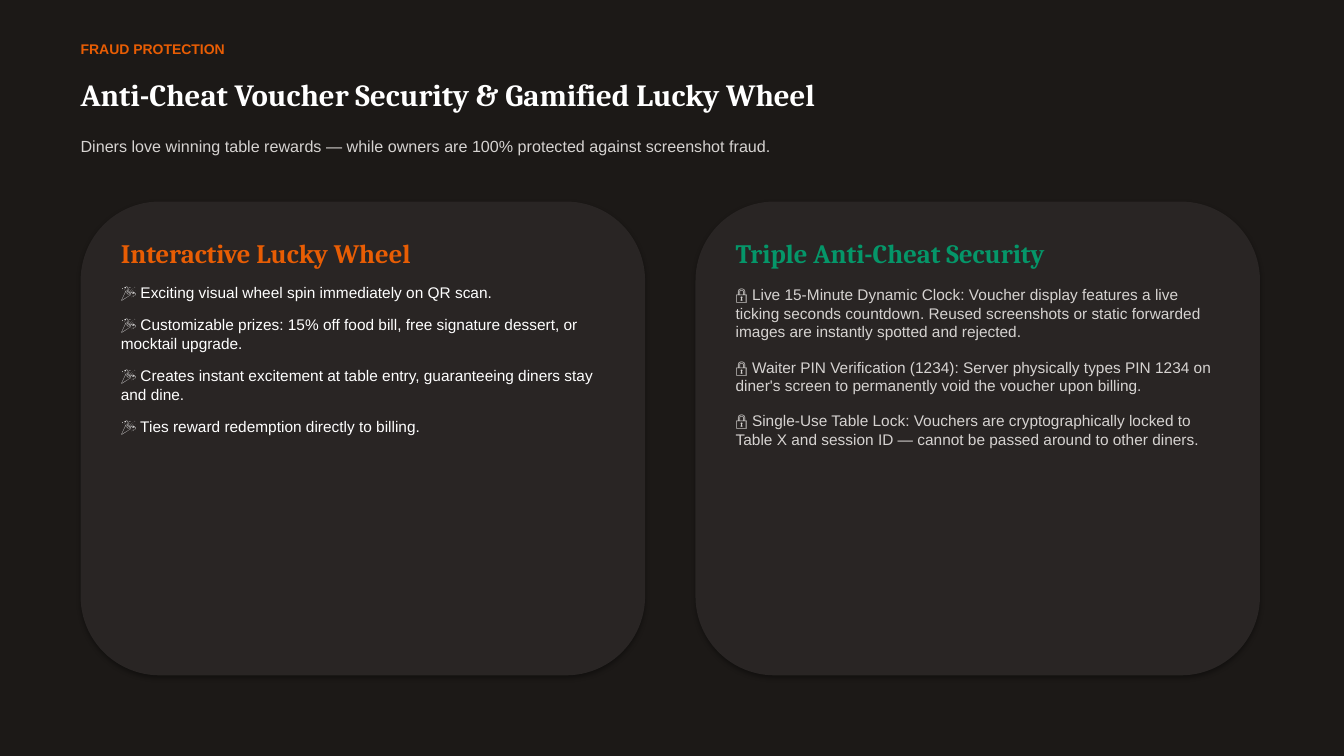
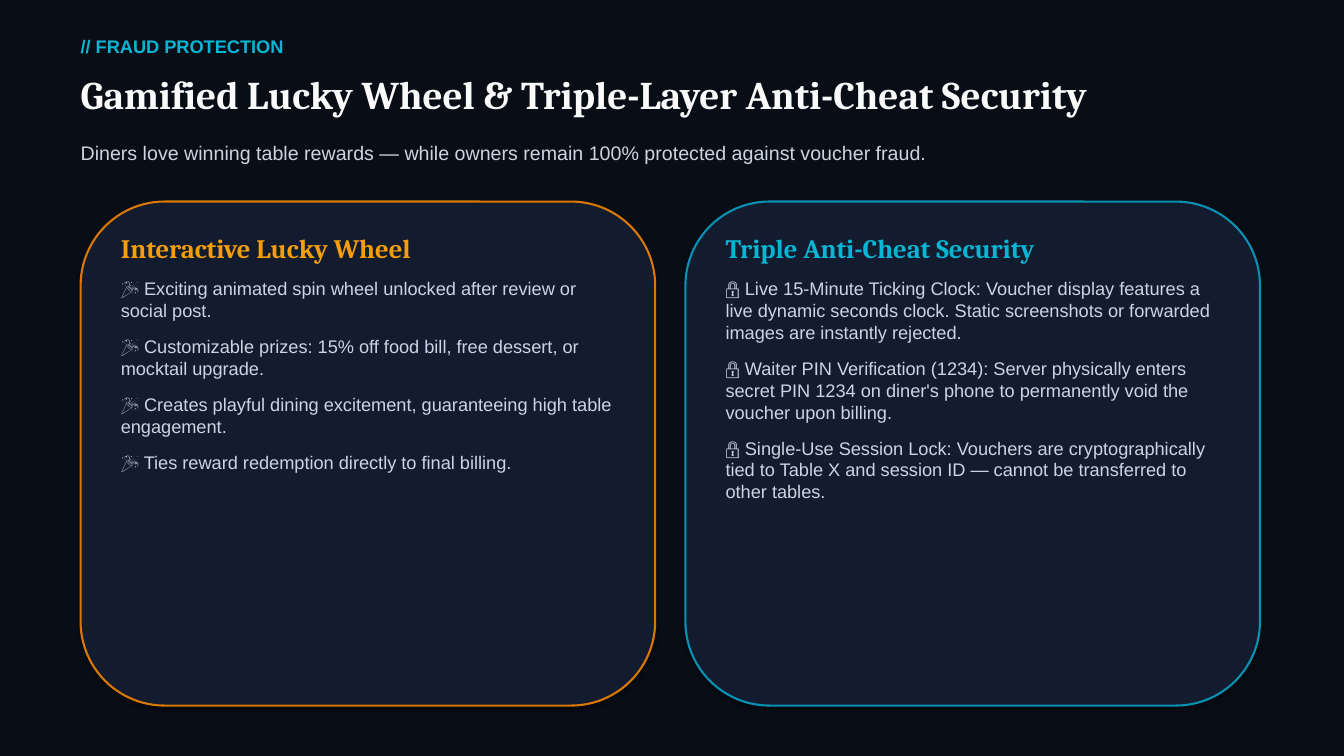
Before and after one commit to Stgtrgjrccx/menuz, a slide deck: slide 11 of public/menuz_executive_pitch_deck.pptx (slide 10 before the commit). Drawn at 1344x756 pixels with LibreOffice and Linux fonts; fonts in the diff are those of the drawing. Boxes give left, top, right and bottom in pixels: in the first picture for what was removed or moved away, otherwise in the second. Text is boxed around its words. In the diff, an @@ line names an element or a change of style, - is before the commit and + after.

```diff
--- a/public/menuz_executive_pitch_deck.pptx
+++ b/public/menuz_executive_pitch_deck.pptx
@@ rectangle at [0, 0, 1344, 756]: fill #1C1917 to #090D16 @@
@@ text at [96, 40, 283, 53]: text changed; size 10 to 13 pt; text colour #E85D04 to #06B6D4 @@
-FRAUD PROTECTION
+// FRAUD PROTECTION
@@ text at [81, 81, 1087, 118]: text changed; size 22 to 28 pt; text colour #FFFFFF to #FAFAFA @@
-Anti-Cheat Voucher Security & Gamified Lucky Wheel
+Gamified Lucky Wheel & Triple-Layer Anti-Cheat Security
@@ text at [81, 145, 926, 164]: text changed; size 11.5 to 14 pt; text colour #D6D3D1 to #CBD5E1 @@
-Diners love winning table rewards — while owners are 100% protected against screenshot fraud.
+Diners love winning table rewards — while owners remain 100% protected against voucher fraud.
@@ rounded rectangle: place and size @@
-rounded rectangle at [81, 202, 645, 676]
+rounded rectangle at [81, 202, 655, 706]
@@ rounded rectangle at [81, 202, 655, 706]: fill #292524 to #131C2E; outline none to #D97706 1.5 pt @@
@@ rounded rectangle: place and size @@
-rounded rectangle at [696, 202, 1260, 676]
+rounded rectangle at [686, 202, 1260, 706]
@@ rounded rectangle at [686, 202, 1260, 706]: fill #292524 to #131C2E; outline none to #0891B2 1.5 pt @@
@@ text at [121, 239, 411, 264]: text colour #E85D04 to #F59E0B in "Interactive Lucky Wheel" @@
@@ text "Triple Anti-Cheat Security": place and size @@
-text "Triple Anti-Cheat Security" at [736, 244, 1211, 448]
+text "Triple Anti-Cheat Security" at [726, 239, 1210, 498]
@@ text at [726, 239, 1034, 264]: text colour #059669 to #06B6D4 in "Triple Anti-Cheat Security" @@
@@ text at [121, 282, 611, 473]: text changed; size 11 to 13 pt; text colour #FFFFFF to #CBD5E1 @@
-🎉 Exciting visual wheel spin immediately on QR scan.
-🎉 Customizable prizes: 15% off food bill, free signature dessert, or mocktail upgrade.
-🎉 Creates instant excitement at table entry, guaranteeing diners stay and dine.
-🎉 Ties reward redemption directly to billing.
+🎉 Exciting animated spin wheel unlocked after review or social post.
+🎉 Customizable prizes: 15% off food bill, free dessert, or mocktail upgrade.
+🎉 Creates playful dining excitement, guaranteeing high table engagement.
+🎉 Ties reward redemption directly to final billing.
@@ text at [726, 282, 1210, 498]: text changed; size 11 to 13 pt; text colour #D6D3D1 to #CBD5E1 @@
-🔒 Live 15-Minute Dynamic Clock: Voucher display features a live ticking seconds countdown. Reused screenshots or static forwarded images are instantly spotted and rejected.
-🔒 Waiter PIN Verification (1234): Server physically types PIN 1234 on diner's screen to permanently void the voucher upon billing.
-🔒 Single-Use Table Lock: Vouchers are cryptographically locked to Table X and session ID — cannot be passed around to other diners.
+🔒 Live 15-Minute Ticking Clock: Voucher display features a live dynamic seconds clock. Static screenshots or forwarded images are instantly rejected.
+🔒 Waiter PIN Verification (1234): Server physically enters secret PIN 1234 on diner's phone to permanently void the voucher upon billing.
+🔒 Single-Use Session Lock: Vouchers are cryptographically tied to Table X and session ID — cannot be transferred to other tables.
```
Also in this commit, not shown: 9 other slides changed, 8 slides added, 6 slides removed, 7 other files.
